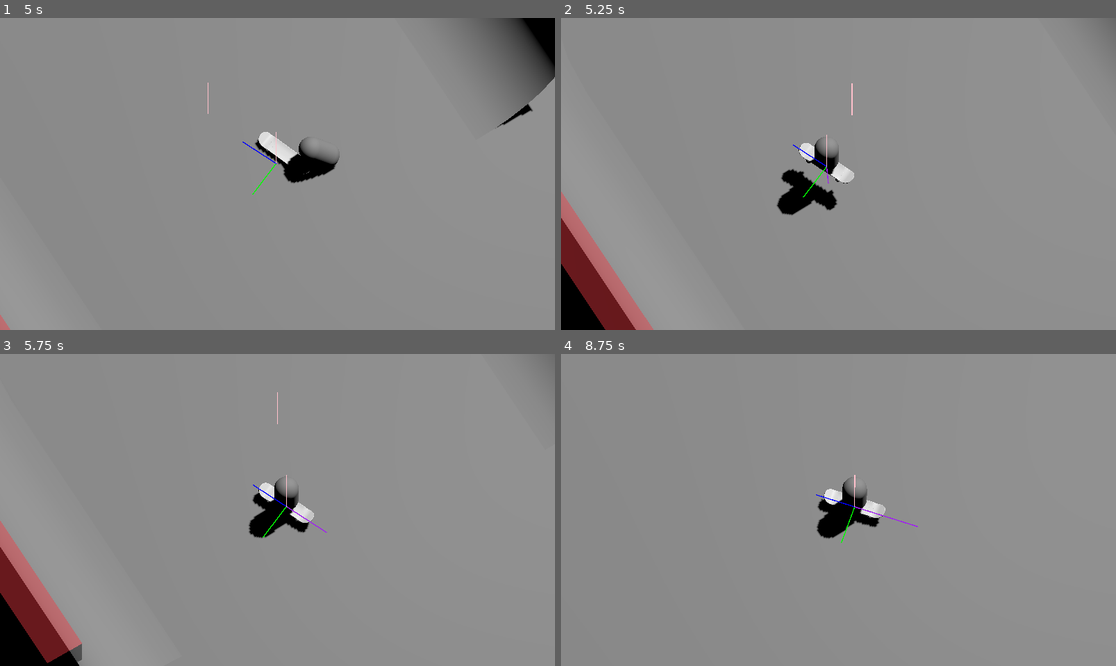
Above: before the commit, frames 1-4 (two rows, left to right).
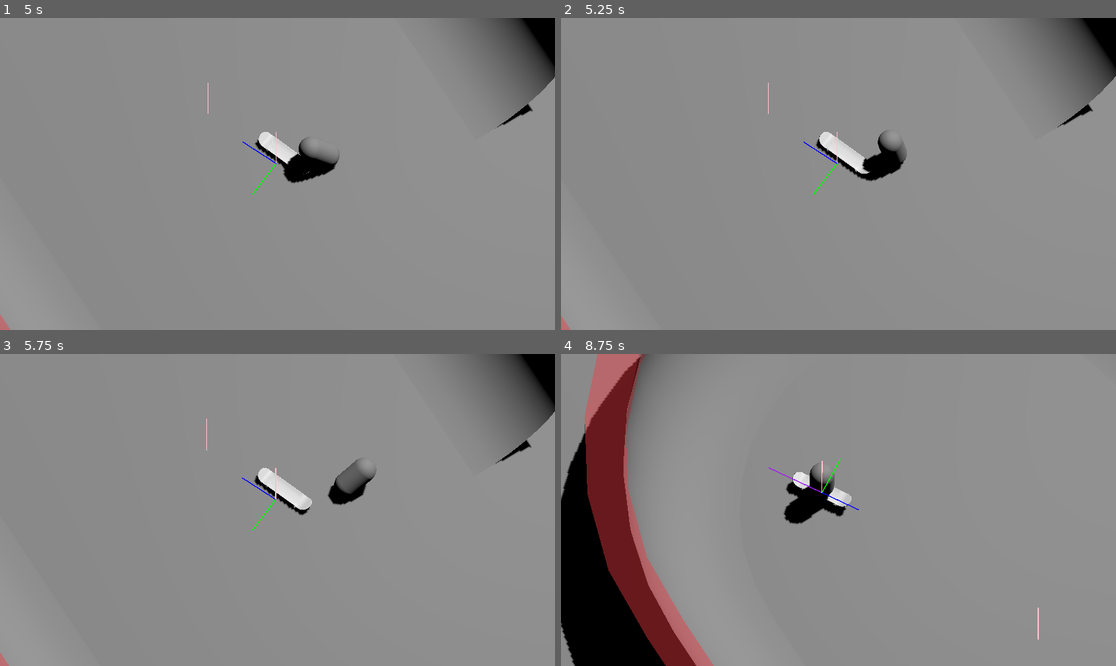
Above: after the commit, the same moments.

Repository: 3deric/GodotSkate
Game: Godot game, scene res://Scenes/testLevel.tscn
The game is run twice, just before and just after one commit, with the same random seed, the same clock (stepped at 60 frames per second) and the same inputs.
Inputs:
- Up to frame 1 (5 s): hold D (Right) 0.53-1.28 s; tap Space (Jump) at 0.77, 1.52, 3.02, 3.77, 4.52 s; hold S (Backward) 1.28-2.03 s; hold D (Right) 2.03-2.78 s; hold W (Forward) 2.78-3.53 s; hold A (Left) from 3.53 s (still down)
- Up to frame 2 (5.25 s): release A (Left) at 5.03 s; hold S (Backward) from 5.03 s (still down)
- Up to frame 3 (5.75 s): keep holding S (Backward)
- Up to frame 4 (8.75 s): release S (Backward) at 5.78 s; hold D (Right) 5.78-6.53 s; tap Space (Jump) at 6.02, 6.77, 7.52 s; hold W (Forward) 6.53-7.28 s; hold D (Right) 7.28-8.03 s; hold S (Backward) from 8.03 s (still down)

Frame 1 is identical in both runs. In frame 2, 10% of the frame differs, in the area x 0-100%, y 0-100%; in frame 3, 10%; in frame 4, 17%, in the area x 0-87%, y 0-100%.

Commit message:
Added timer to fall and reset function

Diff:
--- a/Skategame/Scripts/characterBody3D.gd
+++ b/Skategame/Scripts/characterBody3D.gd
@@ -16,6 +16,8 @@
 var xForm = null
 var grounded = false
 var right = Vector3.ZERO
+
+var fallTimer = 0.0
 
 var lastPhysicsPosition = Vector3.ZERO
 
@@ -229,15 +231,20 @@
 	if(playerState != PlayerState.FALL):
 		rbdChar.global_transform = global_transform
 		rbdBoard.global_transform = global_transform
+	else:
+		fallTimer -= delta
 	cameraPos.position = cameraPos.position.lerp(global_position, delta * 10)
 
 func _fall():
+	fallTimer = 2.0
 	rbdChar.freeze = false
 	rbdChar.apply_impulse(velocity)
 	rbdBoard.freeze = false
 	rbdBoard.apply_impulse(velocity)
 
 func _resetPlayer(pos):
+	if fallTimer > 0:
+		return
 	up_direction = Vector3.UP
 	velocity = Vector3.ZERO
 	#lastDir = global_transform.basis.x.cross(up_direction)
